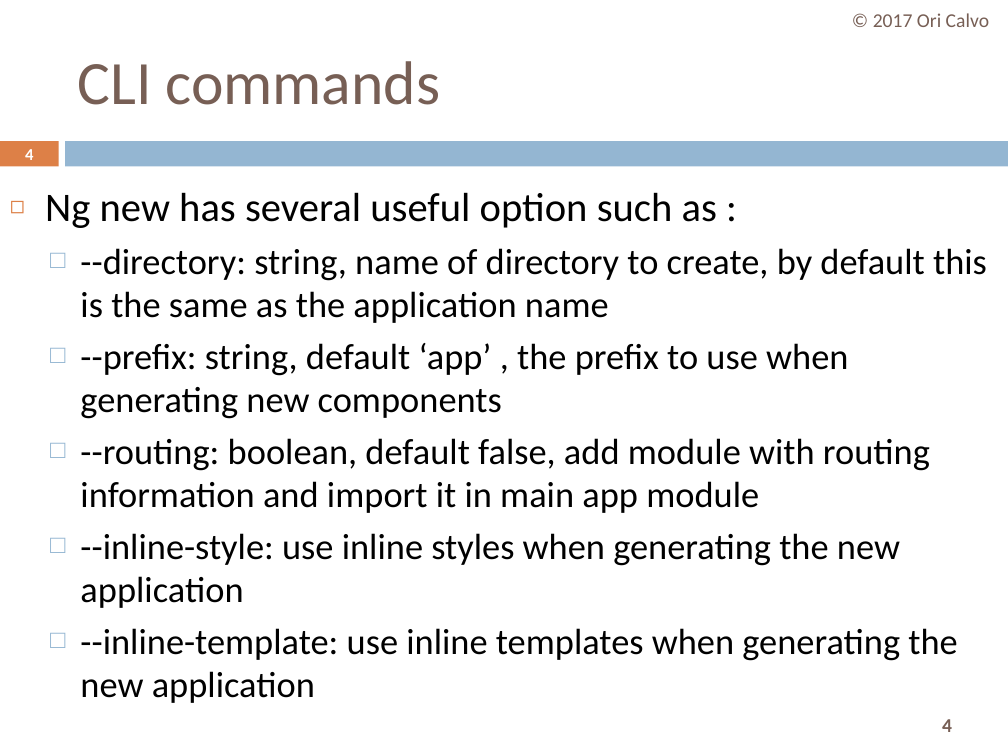
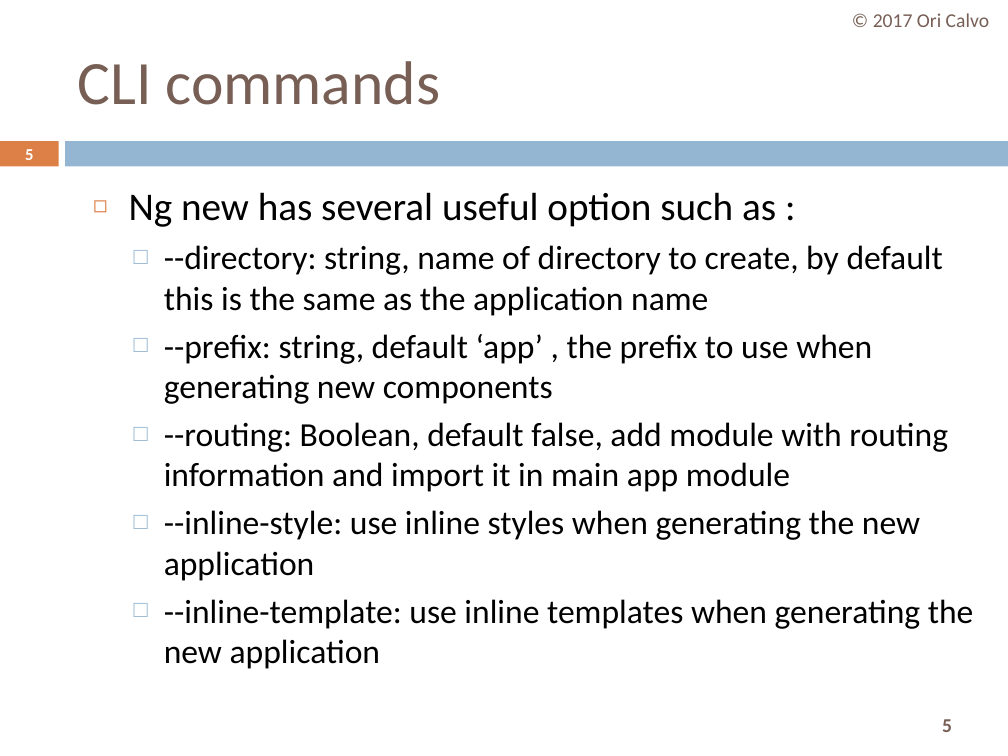
Before and after one commit to oricalvo/course-angular, a slide deck: slide 5 of PPTs/cli.pptx (slide 4 before the commit). Drawn at 1008x756 pixels with LibreOffice and Linux fonts; fonts in the diff are those of the drawing. Boxes give left, top, right and bottom in pixels: in the first picture for what was removed or moved away, otherwise in the second. Text is boxed around its words. In the diff, an @@ line names an element or a change of style, - is before the commit and + after.

```diff
--- a/PPTs/cli.pptx
+++ b/PPTs/cli.pptx
@@ page number at (25, 149, 33, 160): text changed @@
-4
+5
@@ text "Ng new has several useful ...": place and size @@
-text "Ng new has several useful ..." at (45, 192, 987, 703)
+text "Ng new has several useful ..." at (129, 192, 974, 669)
@@ text at (129, 192, 974, 669): size 29 to 28 pt in "Ng new has several useful option such ..."; size 26 to 24 pt in "--directory: string, name of directory to create, ...", "--prefix: string, default ‘app’ , the prefix ...", "--inline-style: use inline styles when generating the ...", "--inline-template: use inline templates when generating the ..." @@
@@ text at (164, 422, 948, 492): text changed; size 26 to 24 pt @@
-  □ --routing: boolean, default false, add module with routing information and import it in main app module
+  □ --routing: Boolean, default false, add module with routing information and import it in main app module
@@ page number at (942, 719, 952, 732): text changed @@
-4
+5
```
Also in this commit, not shown: 16 other slides changed, 13 slides added, 1 slide removed.
